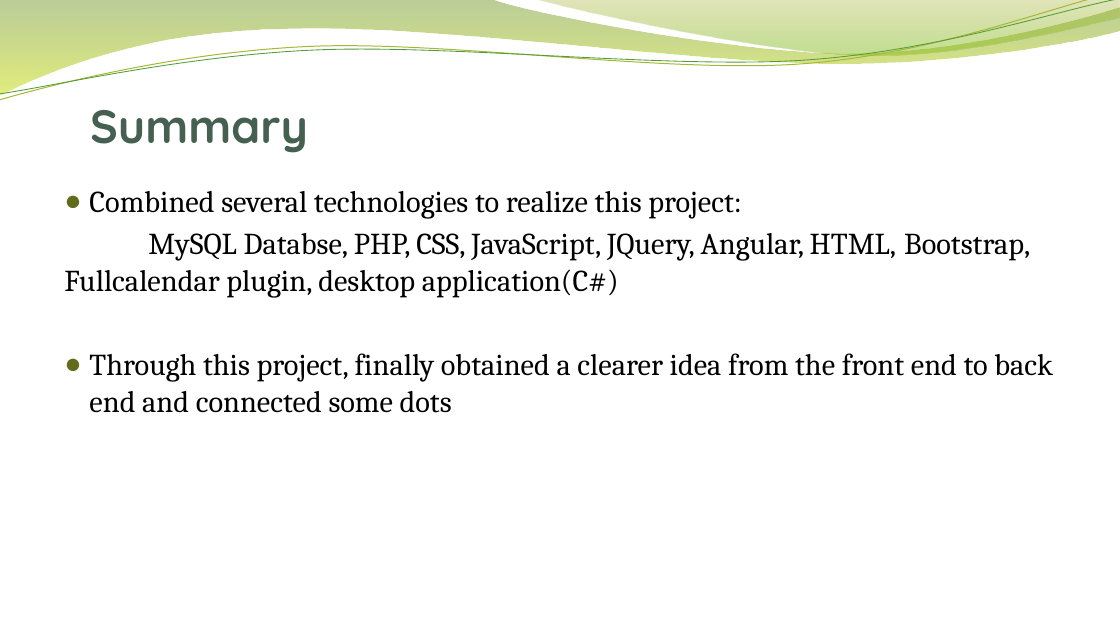
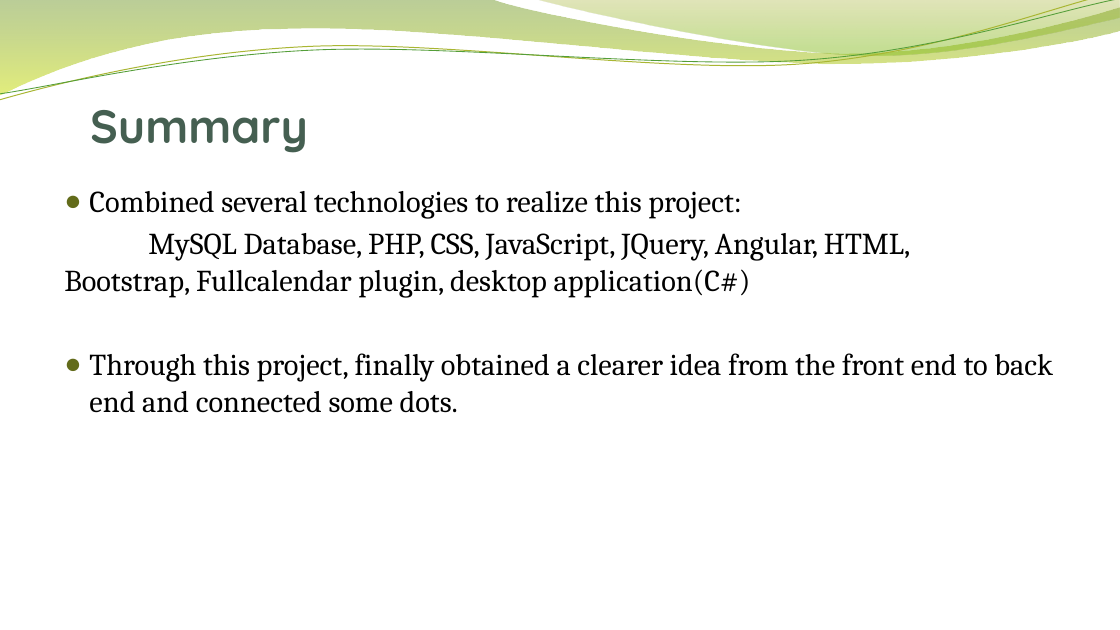
Before and after one commit to QianGaoProject/php, a slide deck: slide 17 of presentation/!_Easy_Move_PHP_DFR.pptx (slide 16 before the commit). Drawn at 1120x630 pixels with LibreOffice and Linux fonts; fonts in the diff are those of the drawing; background and template pictures are left out. Boxes give left, top, right and bottom in pixels: in the first picture for what was removed or moved away, otherwise in the second. Text is boxed around its words. In the diff, an @@ line names an element or a change of style, - is before the commit and + after.

```diff
--- a/presentation/!_Easy_Move_PHP_DFR.pptx
+++ b/presentation/!_Easy_Move_PHP_DFR.pptx
@@ text at (x1=64, y1=233, x2=1053, y2=413): text changed @@
-MySQL Databse, PHP, CSS, JavaScript, JQuery, Angular, HTML, Bootstrap, Fullcalendar plugin, desktop application(C#)
-● Through this project, finally obtained a clearer idea from the front end to back end and connected some dots
+MySQL Database, PHP, CSS, JavaScript, JQuery, Angular, HTML, Bootstrap, Fullcalendar plugin, desktop application(C#)
+● Through this project, finally obtained a clearer idea from the front end to back end and connected some dots.
```
Also in this commit, not shown: 1 slide added.
